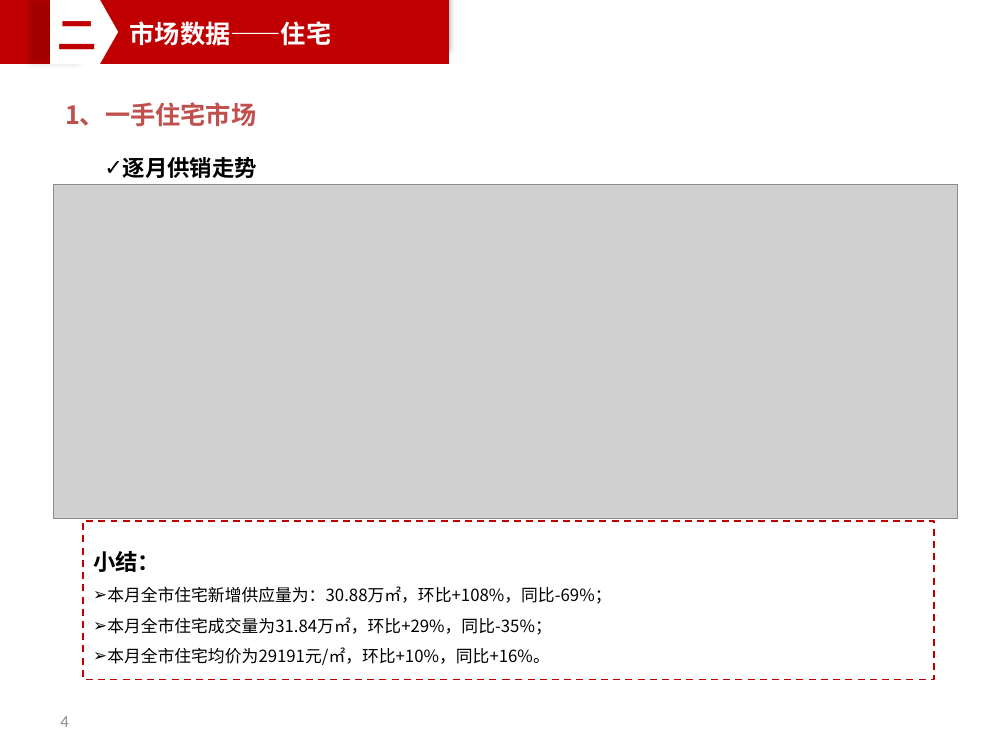
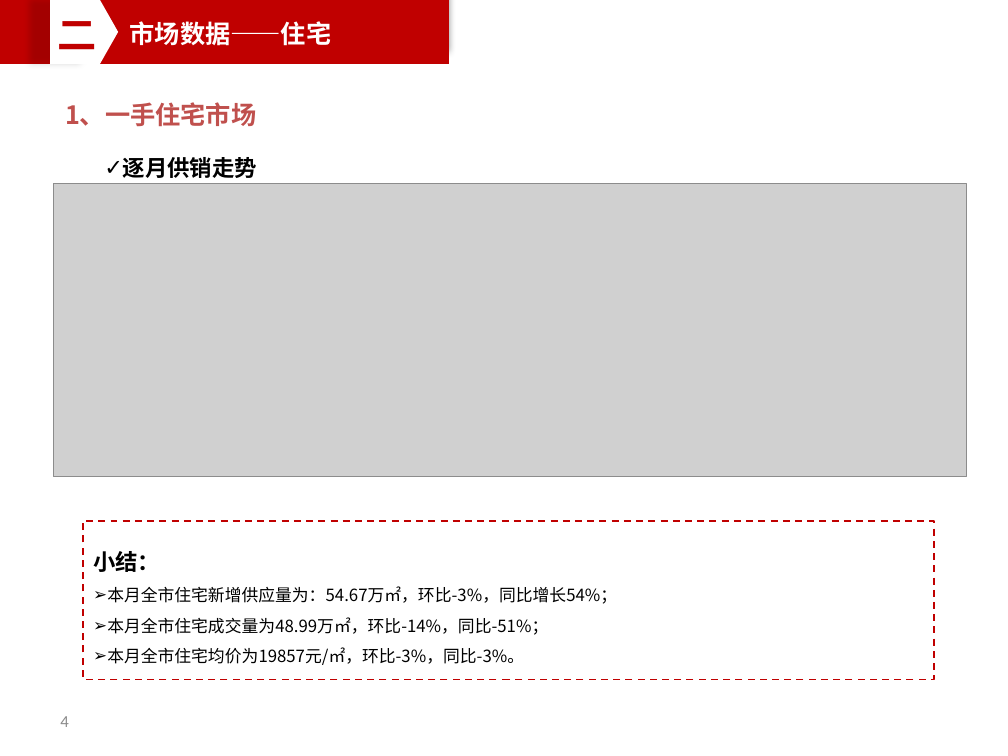
Before and after one commit to PengZiqiao/monthly_report, a slide deck: slide 4 of 南京中海2018年4月月报.pptx. Drawn at 1008x756 pixels with LibreOffice and Linux fonts; fonts in the diff are those of the drawing; grey boxes stand for pictures. Boxes give left, top, right and bottom in pixels: in the first picture for what was removed or moved away, otherwise in the second. Text is boxed around its words. In the diff, an @@ line names an element or a change of style, - is before the commit and + after.

```diff
--- a/南京中海2018年4月月报.pptx
+++ b/南京中海2018年4月月报.pptx
@@ picture: place and size @@
-picture at [53, 184, 958, 518]
+picture at [53, 183, 967, 477]
@@ text in rectangle at [107, 586, 617, 665]: text changed @@
-➢ 本月全市住宅新增供应量为：30.88万㎡，环比+108%，同比-69%；
-➢ 本月全市住宅成交量为31.84万㎡，环比+29%，同比-35%；
-➢ 本月全市住宅均价为29191元/㎡，环比+10%，同比+16%。
+➢ 本月全市住宅新增供应量为：54.67万㎡，环比-3%，同比增长54%；
+➢ 本月全市住宅成交量为48.99万㎡，环比-14%，同比-51%；
+➢ 本月全市住宅均价为19857元/㎡，环比-3%，同比-3%。
```
Also in this commit, not shown: 16 other slides changed, 1 slide added, 2 other files.
